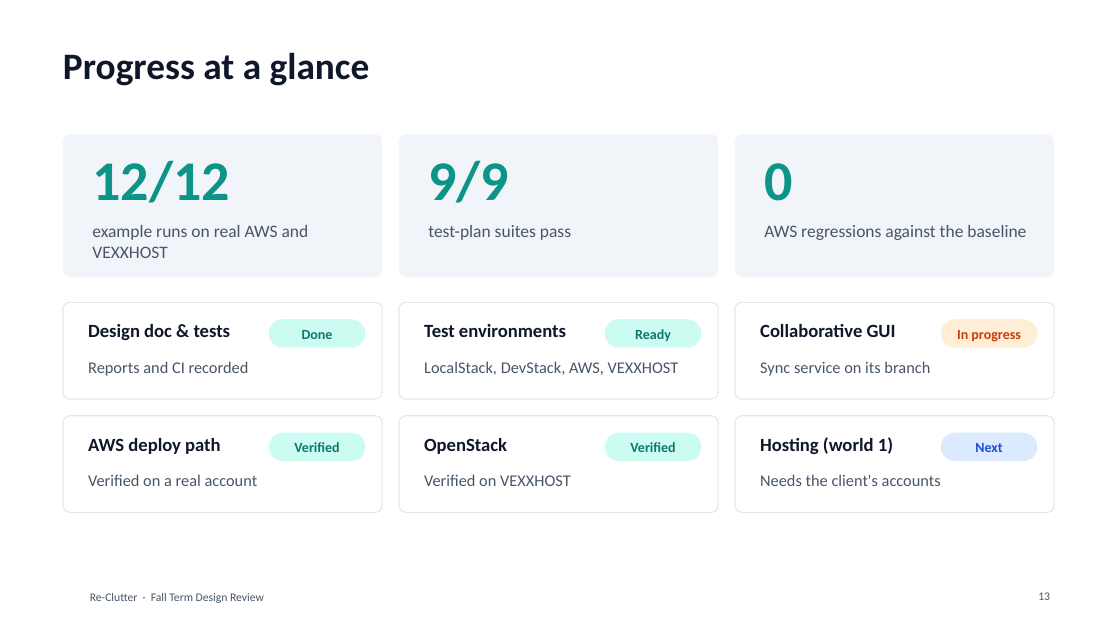
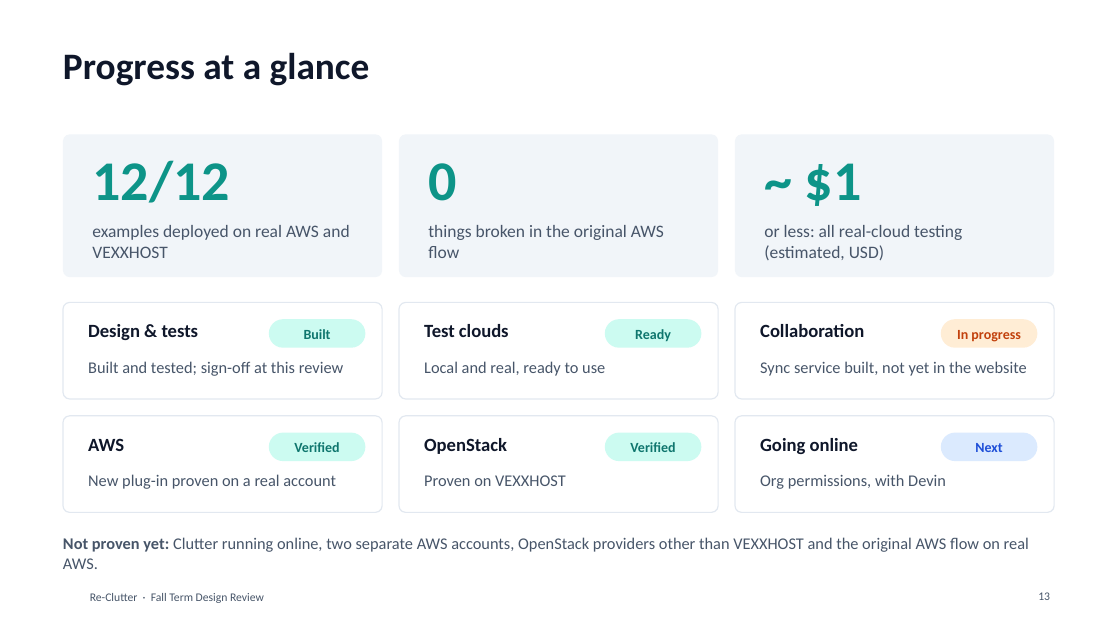
Before and after one commit to Alberta2514640/clutter, a slide deck: slide 13 of deliverables/Re-Clutter_Fall_Design_Review_Software.pptx. Drawn at 1120x630 pixels with LibreOffice and Linux fonts; fonts in the diff are those of the drawing; background and template pictures are left out. Boxes give left, top, right and bottom in pixels: in the first picture for what was removed or moved away, otherwise in the second. Text is boxed around its words. In the diff, an @@ line names an element or a change of style, - is before the commit and + after.

Commit message:
Make the design review deck accurate and plain for outside readers
Rebuild the fall design review deck after a fact check against the
real-cloud, local and test-plan reports: correct overstated claims,
add what is not proven yet, explain cloud terms at first use, state the
current asks (AWS organization permissions with the sponsor), and add a
clearer problem statement.

```diff
--- a/deliverables/Re-Clutter_Fall_Design_Review_Software.pptx
+++ b/deliverables/Re-Clutter_Fall_Design_Review_Software.pptx
@@ text at (428,163,456,201): text changed @@
-9/9
+0
@@ text at (805,163,862,206): text changed @@
-0
+~ $1
@@ text at (92,225,350,258): text changed @@
-example runs on real AWS and VEXXHOST
+examples deployed on real AWS and VEXXHOST
@@ text at (428,225,664,258): text changed @@
-test-plan suites pass
+things broken in the original AWS flow
@@ text at (764,225,962,260): text changed @@
-AWS regressions against the baseline
+or less: all real-cloud testing (estimated, USD)
@@ text at (88,324,199,340): text changed @@
-Design doc & tests
+Design & tests
@@ text in rounded rectangle at (304,329,331,339): text changed @@
-Done
+Built
@@ text at (424,324,509,337): text changed @@
-Test environments
+Test clouds
@@ text at (760,324,864,337): text changed @@
-Collaborative GUI
+Collaboration
@@ text at (88,361,343,376): text changed @@
-Reports and CI recorded
+Built and tested; sign-off at this review
@@ text at (424,361,605,376): text changed @@
-LocalStack, DevStack, AWS, VEXXHOST
+Local and real, ready to use
@@ text at (760,361,1027,376): text changed @@
-Sync service on its branch
+Sync service built, not yet in the website
@@ text at (88,438,124,451): text changed @@
-AWS deploy path
+AWS
@@ text at (760,438,858,454): text changed @@
-Hosting (world 1)
+Going online
@@ text at (88,474,336,489): text changed @@
-Verified on a real account
+New plug-in proven on a real account
@@ text at (424,475,566,486): text changed @@
-Verified on VEXXHOST
+Proven on VEXXHOST
@@ text at (760,474,946,489): text changed @@
-Needs the client's accounts
+Org permissions, with Devin
@@ text added at (63,537,1029,569), 14 pt, text #475569 @@
+Not proven yet: Clutter running online, two separate AWS accounts, OpenStack providers other than VEXXHOST and the original AWS flow on real AWS.
```
Also in this commit, not shown: 18 other slides changed, 2 slides added, 2 slides removed.
